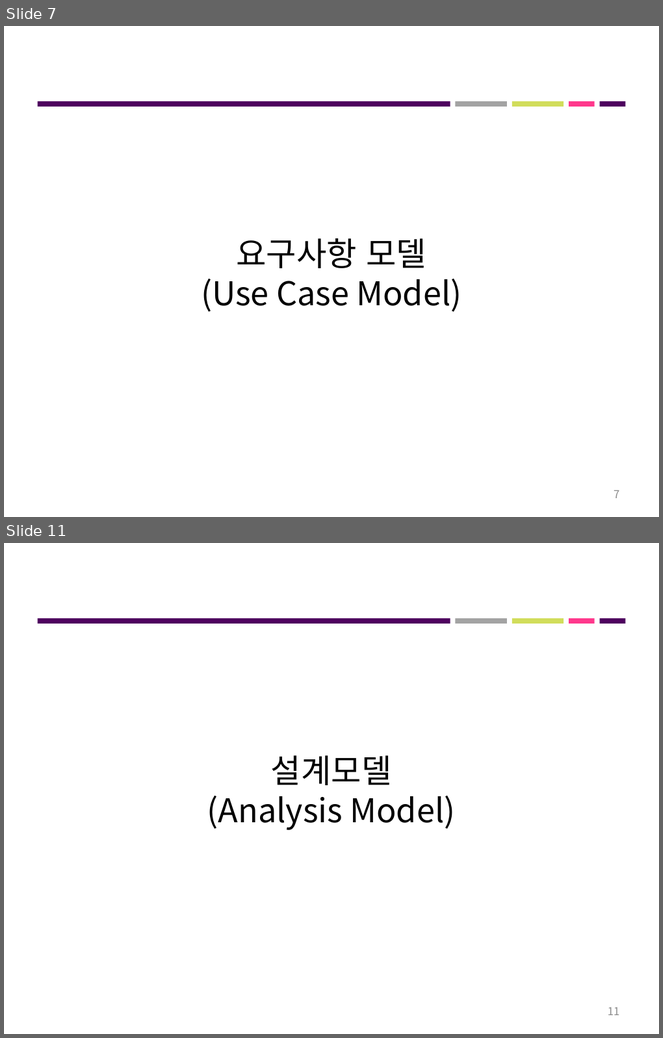
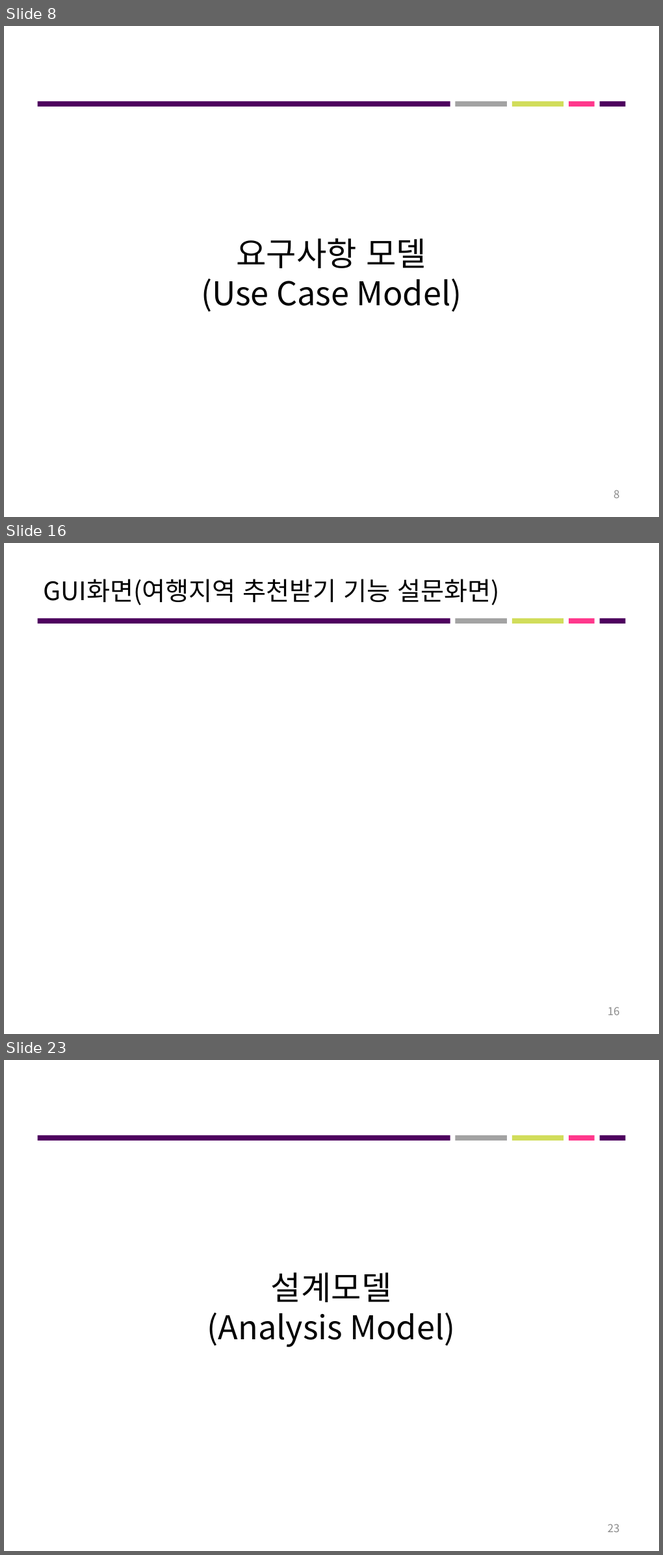
Before and after one commit to roeniss/TripPicker, a slide deck: 관리산출물/프로젝트_최종결과보고서/1팀_최종결과보고서.pptx. Shown one above the other, each under a label of ours: slides 7 and 11 before the commit, slides 8, 16 and 23 after it; the slides between them are not shown. The pictures are 663x1038 and 663x1555 pixels, drawn with LibreOffice and Linux fonts; fonts in the diff are those of the drawing. Boxes give left, top, right and bottom in pixels: in the first picture for what was removed or moved away, otherwise in the second. Text is boxed around its words. In the diff, an @@ line names an element or a change of style, - is before the commit and + after.

```diff
--- a/관리산출물/프로젝트_최종결과보고서/1팀_최종결과보고서.pptx
+++ b/관리산출물/프로젝트_최종결과보고서/1팀_최종결과보고서.pptx
@@ slide 16 added at bbox=[4, 543, 659, 1034], background #FFFFFF; not listed: 5 template elements that a slide beside it also shows @@
@@ title added at bbox=[43, 579, 499, 605], 28 pt, text #000000 @@
+GUI화면(여행지역 추천받기 기능 설문화면)
@@ page number added at bbox=[608, 1007, 620, 1016], 12 pt, text #8C8C8C @@
+16
@@ what was slide 7 is now slide 8 @@
@@ page number at bbox=[614, 490, 620, 499]: text changed @@
-7
+8
@@ what was slide 11 is now slide 23 @@
@@ page number at bbox=[608, 1524, 620, 1533]: text changed @@
-11
+23
```
Also in this commit, not shown: 6 slides changed, 12 other slides added, 1 slide removed, 7 other files.
